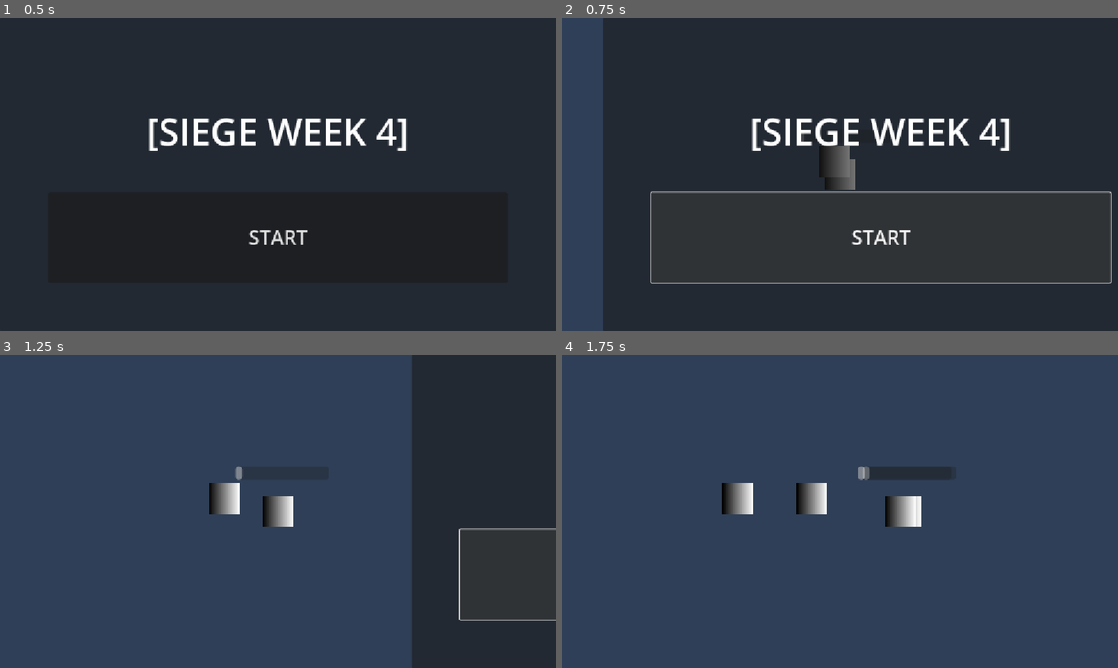
Above: before the commit, frames 1-4 (two rows, left to right).
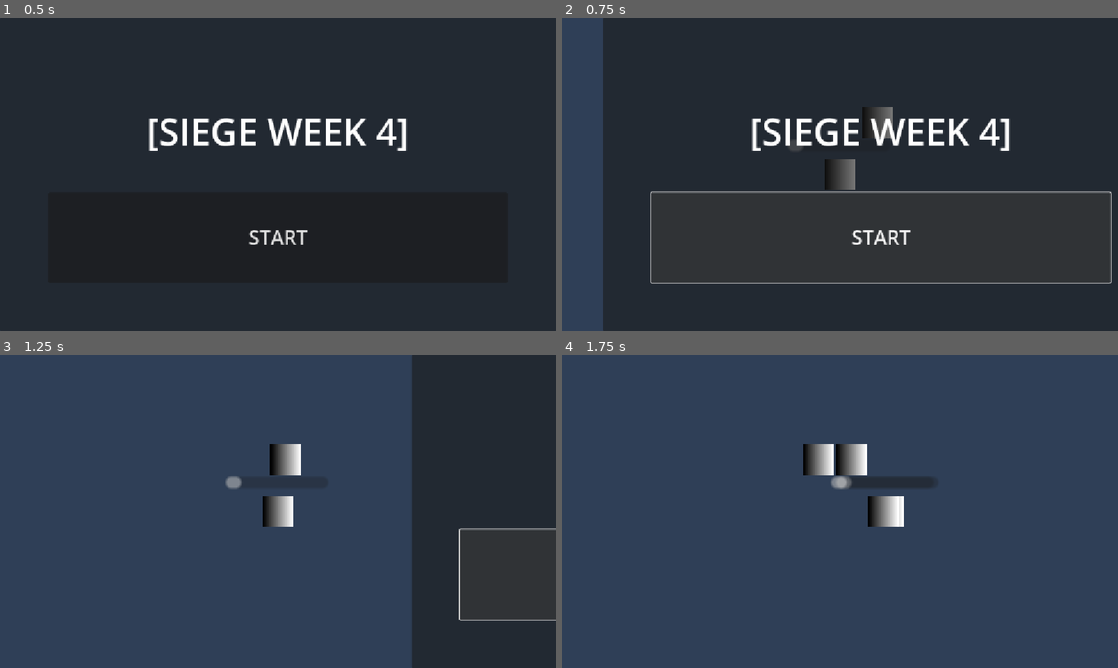
Above: after the commit, the same moments.

Repository: appellatebaton0/siege-4
Game: Godot game, scene res://scenes/main.tscn
The game is run twice, just before and just after one commit, with the same random seed, the same clock (stepped at 60 frames per second) and the same inputs.
Inputs:
- Up to frame 1 (0.5 s): no input
- Up to frame 2 (0.75 s): click "START" at 0.5 s
- Up to frame 3 (1.25 s): no input
- Up to frame 4 (1.75 s): tap Enter at 1.25 s; hold D (right) from 1.28 s (still down)

Frame 1 is identical in both runs. In frame 2, 0.5% of the frame differs, in the area x 40-60%, y 28-51%; in frame 3, 1.1%; in frame 4, 4.1%, in the area x 28-71%, y 28-55%.

Commit message:
v0.9 - Random Enemy Speed
- Made the movement speeds of enemies a random value between -60 and -30.

Diff:
--- a/scenes/enemy.tscn
+++ b/scenes/enemy.tscn
@@ -1,18 +1,21 @@
-[gd_scene load_steps=9 format=3 uid="uid://chtyhmq2k76yo"]
+[gd_scene load_steps=10 format=3 uid="uid://chtyhmq2k76yo"]
 
 [ext_resource type="Script" uid="uid://cvqf1hrebc04p" path="res://scripts/bot.gd" id="1_7p1mj"]
 [ext_resource type="Script" uid="uid://dx6xpuy57uxvg" path="res://scripts/bits/areamaster2D.gd" id="2_5uy6h"]
 [ext_resource type="Script" uid="uid://ce0lih35lp5ov" path="res://scripts/bits/movemaster2d.gd" id="3_c4w8v"]
 [ext_resource type="Script" uid="uid://cfkixdfggxn8k" path="res://scripts/bits/areabits/damagebits/single.gd" id="3_xwavj"]
 [ext_resource type="Script" uid="uid://cy1rmplhq2axl" path="res://scripts/bits/movebits/straight.gd" id="4_xwavj"]
+[ext_resource type="Script" uid="uid://bl57jg6s28sas" path="res://scripts/values/vector2/rect_vec2.gd" id="6_xwavj"]
 
 [sub_resource type="Gradient" id="Gradient_md0e3"]
 
 [sub_resource type="GradientTexture2D" id="GradientTexture2D_4ra3w"]
 gradient = SubResource("Gradient_md0e3")
+width = 16
+height = 16
 
 [sub_resource type="RectangleShape2D" id="RectangleShape2D_c4w8v"]
-size = Vector2(64, 64)
+size = Vector2(16, 16)
 
 [node name="Enemy" type="Node2D"]
 script = ExtResource("1_7p1mj")
@@ -44,5 +47,12 @@
 
 [node name="StraightMove" type="Node" parent="CharacterBody2D"]
 script = ExtResource("4_xwavj")
-max_speeds = Vector2(-200, 0)
+max_speeds = Vector2(-50, 0)
 acceleration = 250.0
+
+[node name="RectVector2" type="Node" parent="CharacterBody2D/StraightMove"]
+script = ExtResource("6_xwavj")
+negative_bounds = Vector2(-60, 0)
+positive_bounds = Vector2(-30, 0)
+randomize_every_time = false
+metadata/_custom_type_script = "uid://bl57jg6s28sas"
--- a/scenes/level.tscn
+++ b/scenes/level.tscn
@@ -14,7 +14,7 @@
 [node name="Player" parent="." instance=ExtResource("1_b121j")]
 
 [node name="Spawner" type="Node2D" parent="."]
-position = Vector2(1049, 0)
+position = Vector2(336, 0)
 script = ExtResource("2_8c41q")
 
 [node name="SpawnerBit" type="Node" parent="Spawner" node_paths=PackedStringArray("parent", "scene", "spawn_position", "interval")]
@@ -37,8 +37,8 @@
 
 [node name="AreaVector2" type="Node" parent="Spawner/SpawnerBit"]
 script = ExtResource("7_fpun6")
-negative_bounds = Vector2(-100, -300)
-positive_bounds = Vector2(300, 300)
+negative_bounds = Vector2(-128, -70)
+positive_bounds = Vector2(128, 70)
 
 [node name="ManualFloat" type="Node" parent="Spawner/SpawnerBit"]
 script = ExtResource("8_wc255")
@@ -46,6 +46,7 @@
 metadata/_custom_type_script = "uid://dc8sod06feafh"
 
 [node name="Camera2D" type="Camera2D" parent="."]
+zoom = Vector2(4, 4)
 
 [node name="Enemy" parent="." instance=ExtResource("5_8iemx")]
 position = Vector2(25, -27)
--- a/scenes/player.tscn
+++ b/scenes/player.tscn
@@ -13,12 +13,14 @@
 [ext_resource type="Script" uid="uid://d7n7ctdl2nsg" path="res://scripts/values/property.gd" id="8_y4r1p"]
 
 [sub_resource type="RectangleShape2D" id="RectangleShape2D_qlg0r"]
-size = Vector2(64, 64)
+size = Vector2(16, 16)
 
 [sub_resource type="Gradient" id="Gradient_sugp2"]
 
 [sub_resource type="GradientTexture2D" id="GradientTexture2D_jyhfs"]
 gradient = SubResource("Gradient_sugp2")
+width = 16
+height = 16
 
 [node name="Player" type="Node2D"]
 script = ExtResource("1_dqkch")
@@ -33,8 +35,8 @@
 
 [node name="FloatControlBit" type="Node" parent="CharacterBody2D"]
 script = ExtResource("3_tuyoq")
-acceleration = 40000.0
-max_speed = 300.0
+acceleration = 300.0
+max_speed = 75.0
 metadata/_custom_type_script = "uid://dm0cvcckbo1ha"
 
 [node name="Area2D" type="Area2D" parent="."]
@@ -75,11 +77,12 @@
 metadata/_custom_type_script = "uid://b1o48vkwquyxs"
 
 [node name="ProgressBar" type="ProgressBar" parent="."]
-offset_left = -88.0
-offset_top = -93.0
-offset_right = 106.0
-offset_bottom = -66.0
+offset_left = -27.0
+offset_top = -18.0
+offset_right = 26.0
+offset_bottom = -12.0
 max_value = 40.0
+value = 20.0
 show_percentage = false
 
 [node name="PropertyModifier" type="Node" parent="ProgressBar"]
--- a/scripts/bits/movebits/straight.gd
+++ b/scripts/bits/movebits/straight.gd
@@ -6,10 +6,32 @@
 ## How much to move towards the max speeds, per second.
 @export var acceleration:float = 30.0
 
+@export_group("Dynamic Values", "value_")
+@export var value_max_speeds:Vector2Value
+@export var value_acceleration:FloatValue
+
+func _ready() -> void:
+	for child in get_children():
+		if child is Vector2Value and value_max_speeds == null:
+			value_max_speeds = child
+		elif child is FloatValue and value_acceleration == null:
+			value_acceleration = child
+
 func on_active() -> void:
 	if master != null:
 		master.set_direction(max_speeds)
 
 func phys_active(delta:float) -> void:
 	if master != null:
-		master.mover.velocity = vec2_move_towards(master.mover.velocity, max_speeds, acceleration * delta * 60)
+
+		var this_accel := acceleration
+		var this_max_speed := max_speeds
+
+		if value_acceleration != null:
+			this_accel = value_acceleration.value()
+		if value_max_speeds != null:
+			this_max_speed = value_max_speeds.value()
+		print(this_max_speed)
+
+
+		master.mover.velocity = vec2_move_towards(master.mover.velocity, this_max_speed, this_accel * delta * 60)
--- a/scripts/values/vector2/rect_vec2.gd
+++ b/scripts/values/vector2/rect_vec2.gd
@@ -6,5 +6,15 @@
 ## The positive bounds for the x and y.
 @export var positive_bounds = Vector2.ZERO
 
+## Whether to randomize once on start, or to return a random value on each ask.
+@export var randomize_every_time := true
+var response:Vector2
+
+func _ready() -> void:
+	response = Vector2(randf_range(negative_bounds.x, positive_bounds.x), randf_range(negative_bounds.y, positive_bounds.y))
+
 func value() -> Vector2:
-	return Vector2(randf_range(negative_bounds.x, positive_bounds.x), randf_range(negative_bounds.y, positive_bounds.y))
+	if randomize_every_time:
+		response = Vector2(randf_range(negative_bounds.x, positive_bounds.x), randf_range(negative_bounds.y, positive_bounds.y))
+
+	return response
